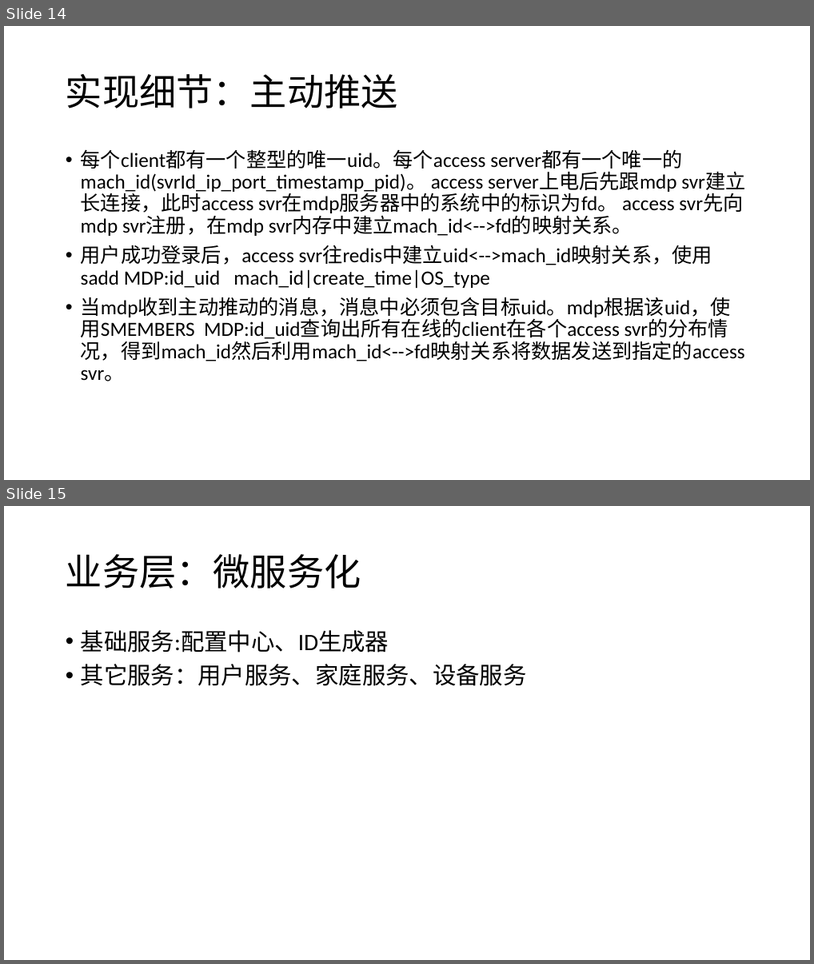
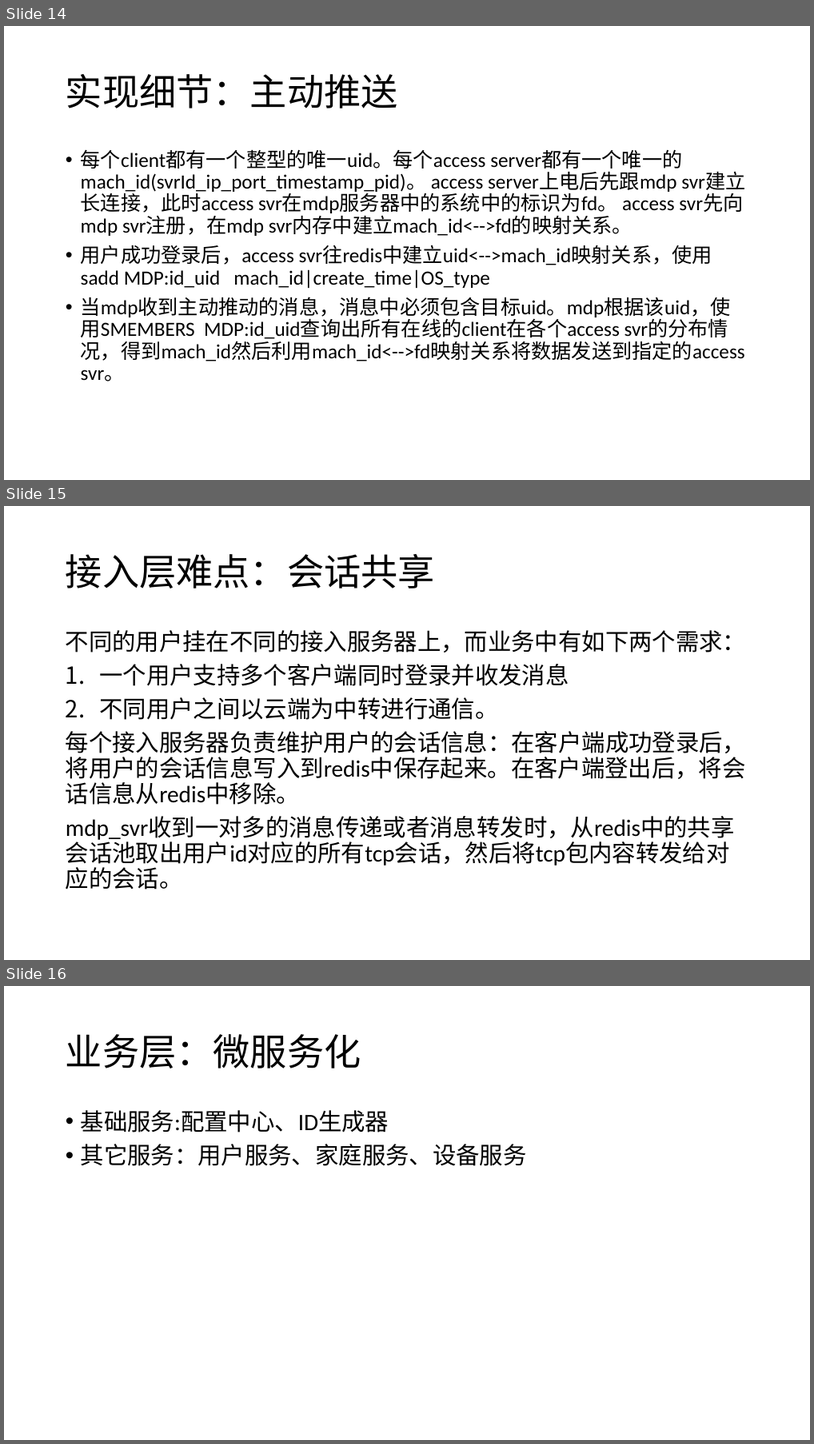
Before and after one commit to djpan0303/tech_paper, a slide deck: 智能家居项目架构.pptx. Shown one above the other, each under a label of ours: slides 14 and 15 before the commit, slides 14, 15 and 16 after it. The pictures are 814x964 and 814x1444 pixels, drawn with LibreOffice and Linux fonts; fonts in the diff are those of the drawing. Boxes give left, top, right and bottom in pixels: in the first picture for what was removed or moved away, otherwise in the second. Text is boxed around its words. In the diff, an @@ line names an element or a change of style, - is before the commit and + after.

```diff
--- a/智能家居项目架构.pptx
+++ b/智能家居项目架构.pptx
@@ slide 15 added at [4, 506, 810, 960], background #FFFFFF @@
@@ title added at [66, 554, 435, 588], 44 pt, text #000000 @@
+接入层难点：会话共享
@@ text added at [66, 630, 746, 889], 28 pt, text #000000 @@
+不同的用户挂在不同的接入服务器上，而业务中有如下两个需求：
+1. 一个用户支持多个客户端同时登录并收发消息
+2. 不同用户之间以云端为中转进行通信。
+每个接入服务器负责维护用户的会话信息：在客户端成功登录后，将用户的会话信息写入到redis中保存起来。在客户端登出后，将会话信息从redis中移除。
+mdp_svr收到一对多的消息传递或者消息转发时，从redis中的共享会话池取出用户id对应的所有tcp会话，然后将tcp包内容转发给对应的会话。
@@ what was slide 15 is now slide 16 @@
```
Also in this commit, not shown: 1 other file.
